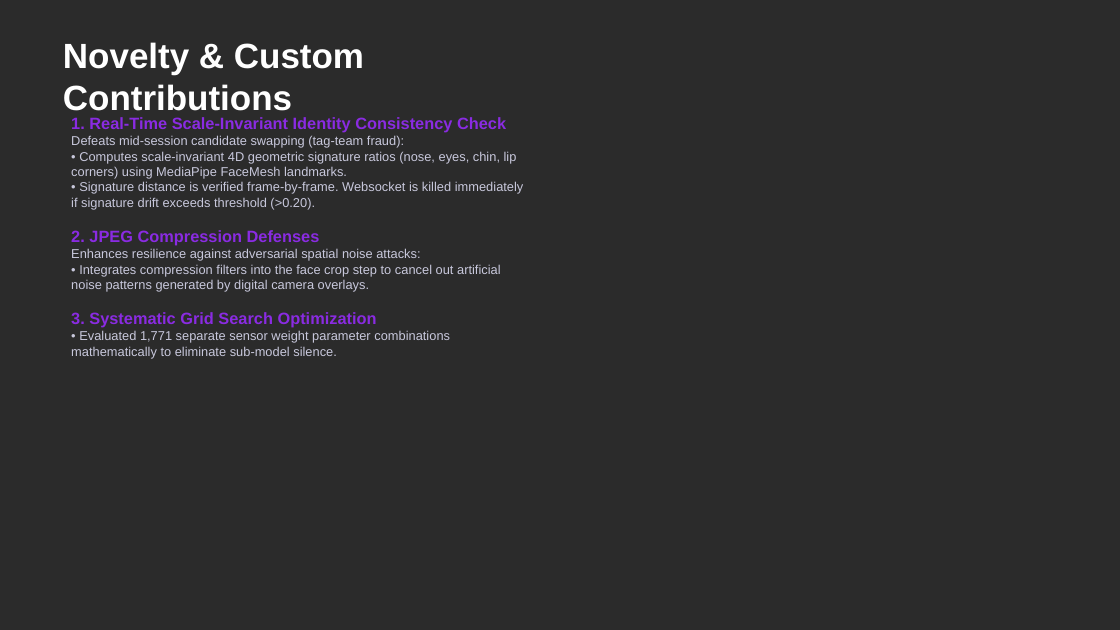
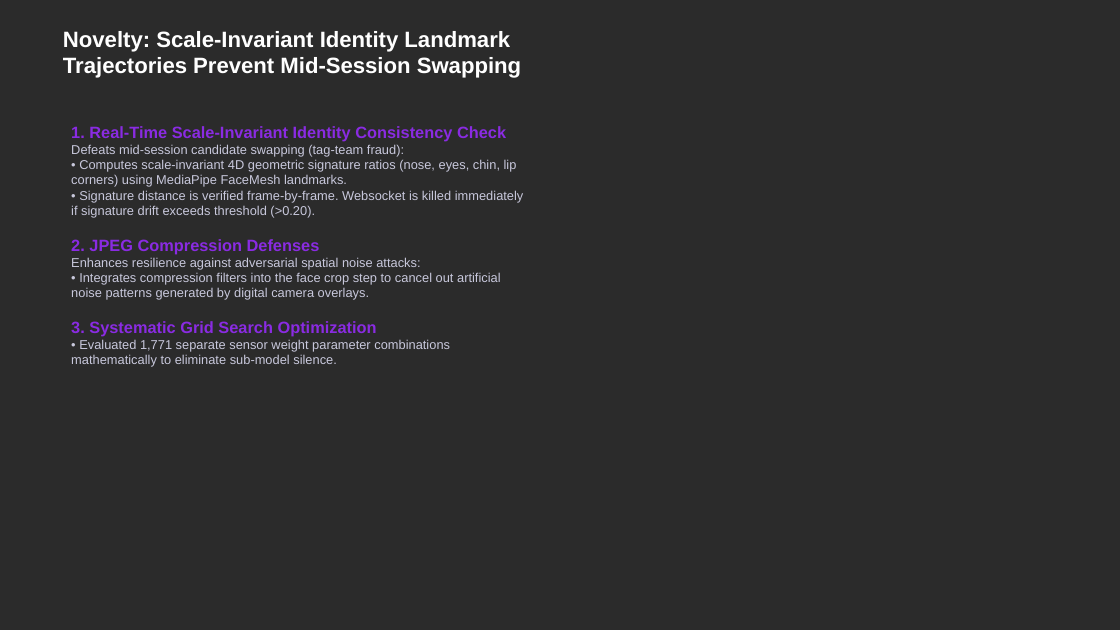
Before and after one commit to sthavirpunwatkar/SHIELD-Secure-Human-Identity-Liveness-Evaluation-Detection, a slide deck: slide 6 of reports/cdac_project_review.pptx. Drawn at 1120x630 pixels with LibreOffice and Linux fonts; fonts in the diff are those of the drawing; background and template pictures are left out; a plain dark background stands for a picture behind light text. Boxes give left, top, right and bottom in pixels: in the first picture for what was removed or moved away, otherwise in the second. Text is boxed around its words. In the diff, an @@ line names an element or a change of style, - is before the commit and + after.

Commit message:
docs: Reorganize slides structure into McKinsey SCR theme with Action Titles

```diff
--- a/reports/cdac_project_review.pptx
+++ b/reports/cdac_project_review.pptx
@@ text at (63,31,521,78): text changed; size 30 to 19 pt @@
-Novelty & Custom Contributions
+Novelty: Scale-Invariant Identity Landmark Trajectories Prevent Mid-Session Swapping
@@ text "1. Real-Time Scale-Invariant Identity Consistency ...": place and size @@
-text "1. Real-Time Scale-Invariant Identity Consistency ..." at (71,117,524,359)
+text "1. Real-Time Scale-Invariant Identity Consistency ..." at (71,126,524,367)
```
Also in this commit, not shown: 6 other slides changed, 4 other files.
